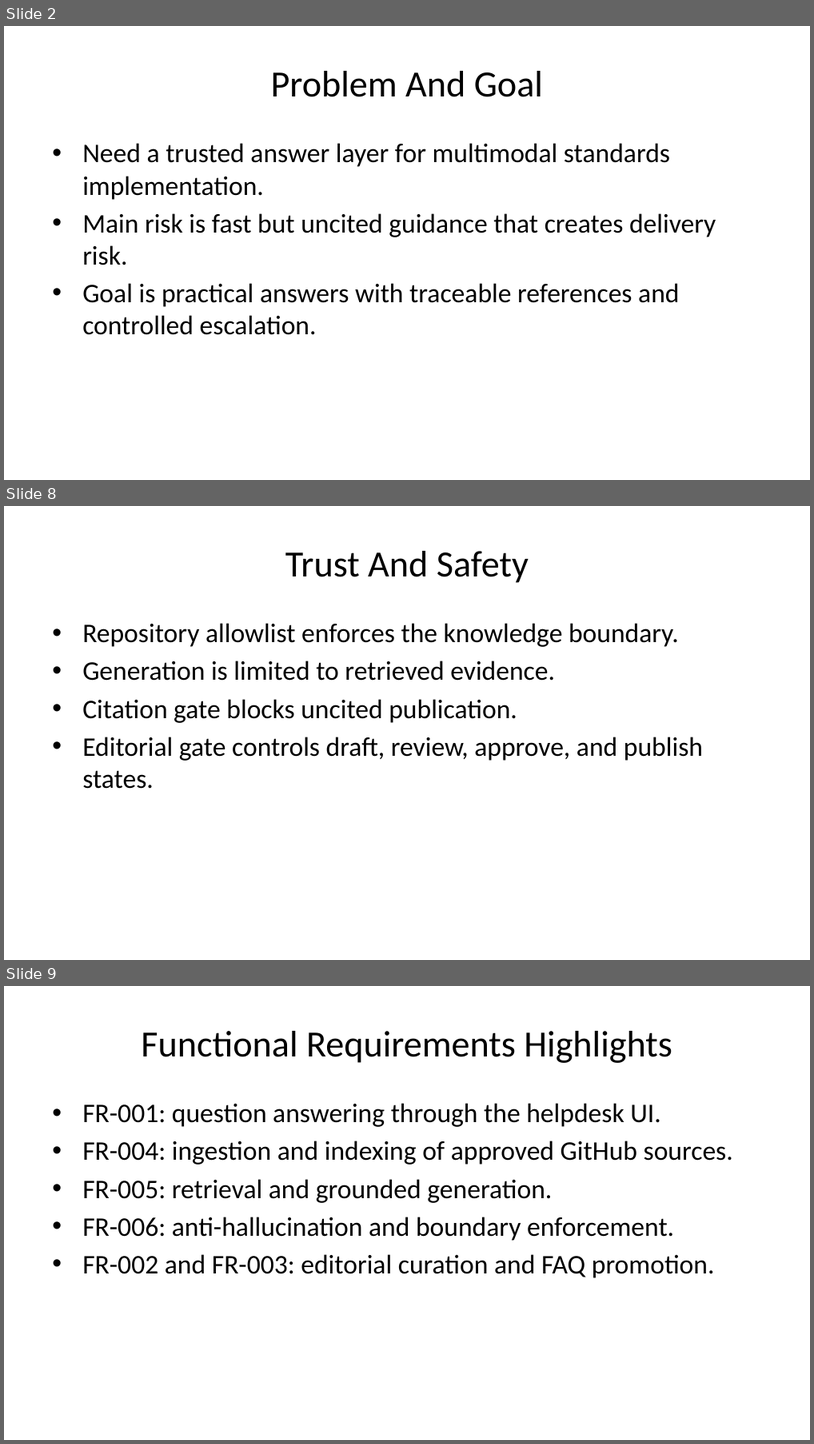
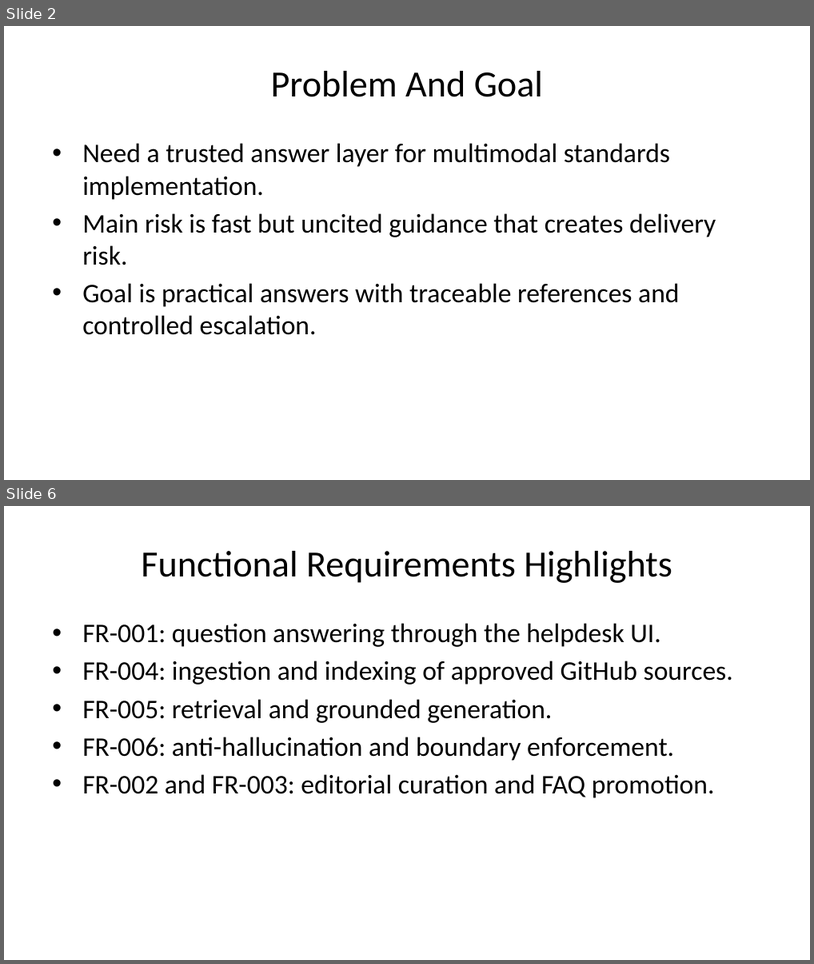
Before and after one commit to UM-KGPI/NapcoreHelpdesk, a slide deck: dist/napcore-helpdesk-presentation.pptx. Shown one above the other, each under a label of ours: slides 2, 8 and 9 before the commit, slides 2 and 6 after it; the slides between them are not shown. The pictures are 814x1444 and 814x964 pixels, drawn with LibreOffice and Linux fonts; fonts in the diff are those of the drawing. Boxes give left, top, right and bottom in pixels: in the first picture for what was removed or moved away, otherwise in the second. Text is boxed around its words. In the diff, an @@ line names an element or a change of style, - is before the commit and + after.

```diff
--- a/dist/napcore-helpdesk-presentation.pptx
+++ b/dist/napcore-helpdesk-presentation.pptx
@@ slide 8 removed at (4,506,810,960), background #FFFFFF @@
@@ title removed at (286,551,529,583) @@
-Trust And Safety
@@ text removed at (82,623,703,788) @@
-• Repository allowlist enforces the knowledge boundary.
-• Generation is limited to retrieved evidence.
-• Citation gate blocks uncited publication.
-• Editorial gate controls draft, review, approve, and publish states.
@@ what was slide 9 is now slide 6 @@
```
Also in this commit, not shown: 8 slides changed, 3 slides added, 7 other slides removed, 8 other files.
